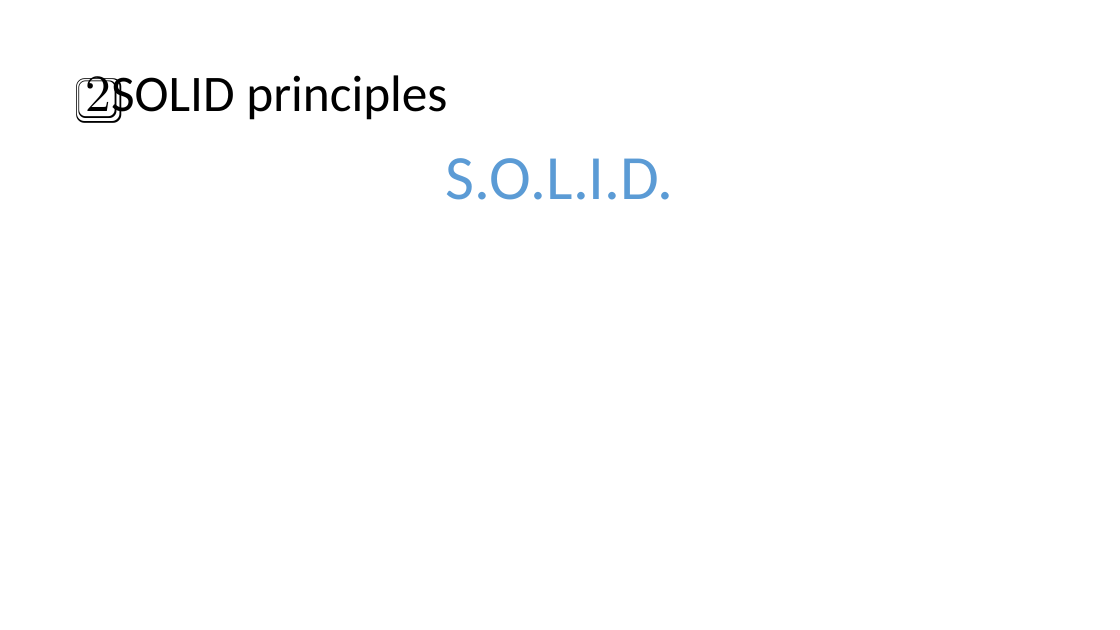
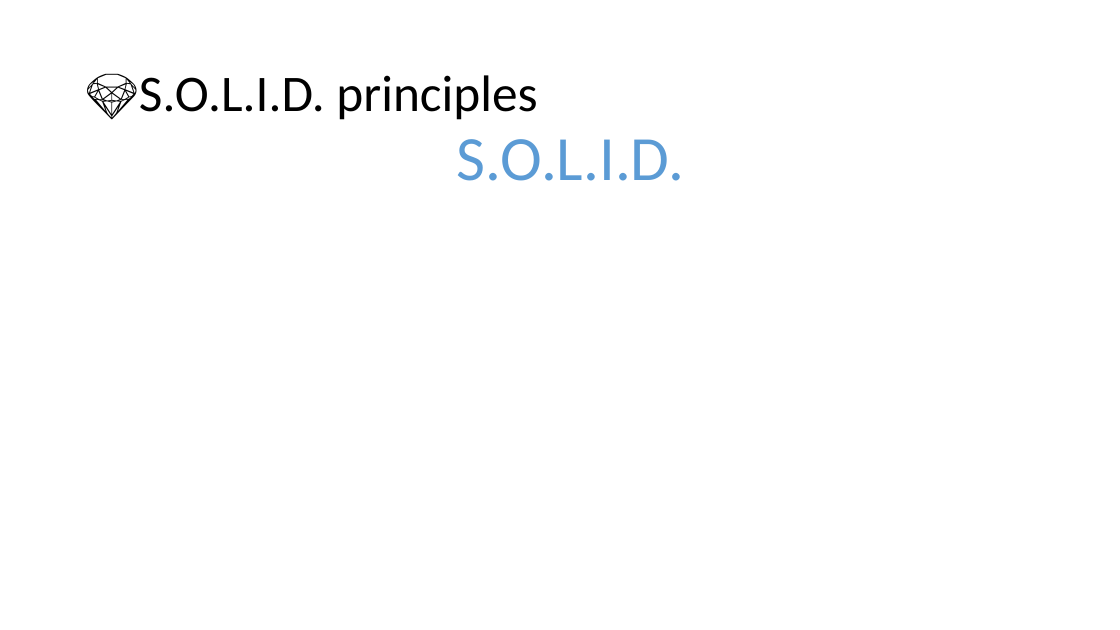
Before and after one commit to AlbertoBasalo/principles-and-patterns, a slide deck: slide 9 of docs/principles-and-practices.pptx (slide 10 before the commit). Drawn at 1120x630 pixels with LibreOffice and Linux fonts; fonts in the diff are those of the drawing. Boxes give left, top, right and bottom in pixels: in the first picture for what was removed or moved away, otherwise in the second. Text is boxed around its words. In the diff, an @@ line names an element or a change of style, - is before the commit and + after.

```diff
--- a/docs/principles-and-practices.pptx
+++ b/docs/principles-and-practices.pptx
@@ title at [85, 73, 537, 120]: text changed @@
-2️⃣SOLID principles
+💎S.O.L.I.D. principles
@@ text "S.O.L.I.D.": place and size @@
-text "S.O.L.I.D." at [446, 158, 674, 200]
+text "S.O.L.I.D." at [456, 139, 684, 181]
```
Also in this commit, not shown: 13 other slides changed, 1 slide removed, 1 other file.
